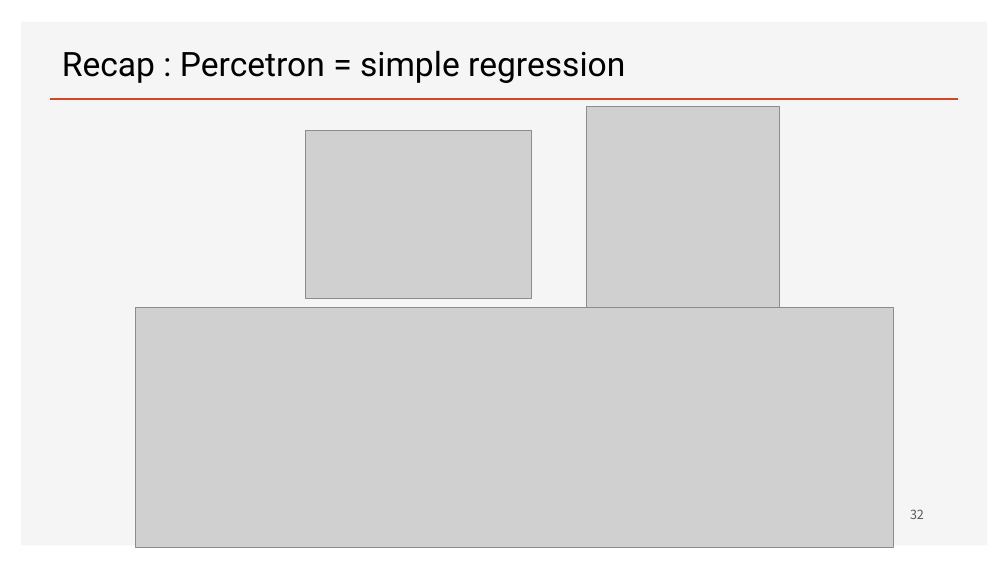
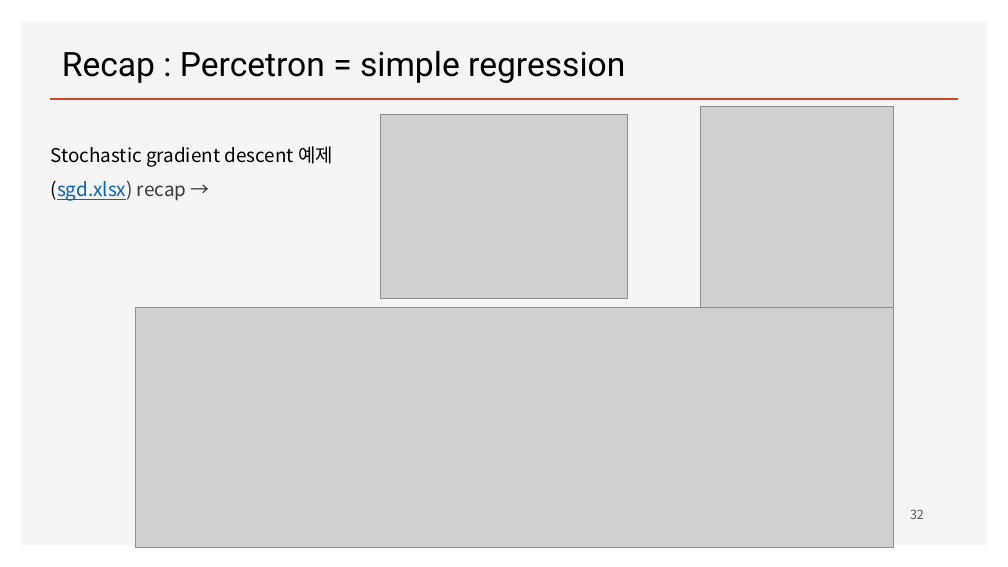
Before and after one commit to ancestor9/mathematics-for-machine-learning, a slide deck: slide 32 of Linear_Algebra/w4_Perceptron_Regression.pptx. Drawn at 1008x567 pixels with LibreOffice and Linux fonts; fonts in the diff are those of the drawing; grey boxes stand for pictures; background and template pictures are left out. Boxes give left, top, right and bottom in pixels: in the first picture for what was removed or moved away, otherwise in the second. Text is boxed around its words. In the diff, an @@ line names an element or a change of style, - is before the commit and + after.

```diff
--- a/Linear_Algebra/w4_Perceptron_Regression.pptx
+++ b/Linear_Algebra/w4_Perceptron_Regression.pptx
@@ picture: place and size @@
-picture at <box>306,131,532,298</box>
+picture at <box>380,115,628,298</box>
@@ picture: place and size @@
-picture at <box>587,107,780,312</box>
+picture at <box>701,107,895,312</box>
@@ text added at <box>51,146,333,201</box>, 18 pt, text #000000 @@
+Stochastic gradient descent 예제(sgd.xlsx) recap →
```
